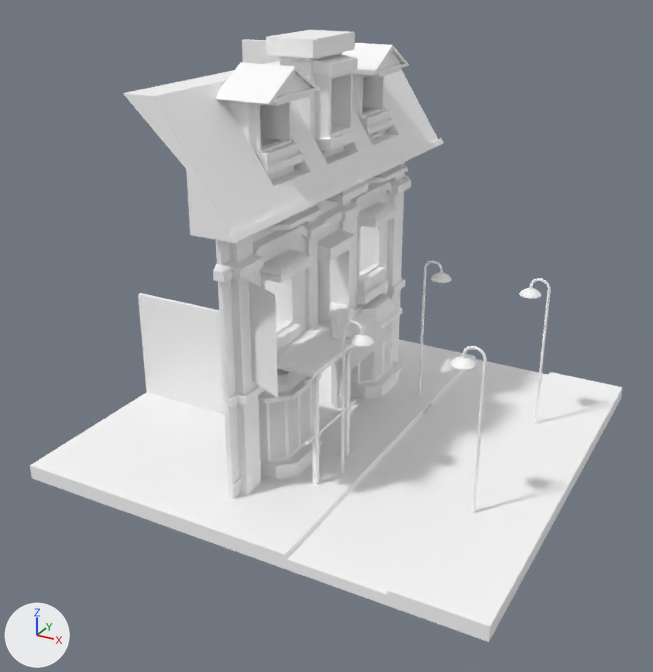
One commit to the FBX model PPR301/Assets/Assets/Environment Model/Music Store.fbx: the scene before it, then after it.
Camera for both pictures: a 50 mm lens placed at (15.3, -29.4, 18.6), pointed at (0.0, -1.6, 4.7). The lights are fixed; the arrows at lower left show +X, +Y and +Z. Where no turn or scale is listed for an object, it has been applied to the vertices. Vertices at the same position are counted once.

Objects in the first picture: 'BuildingFloor', 'First_Floor', 'Lamp1', 'Lamp2', 'Lamp3', 'RoadStreet', 'Scaffolding', 'SecondFloor', 'Top_floor', 'Upper_Wall', 'Wall', 'Wall Int'.
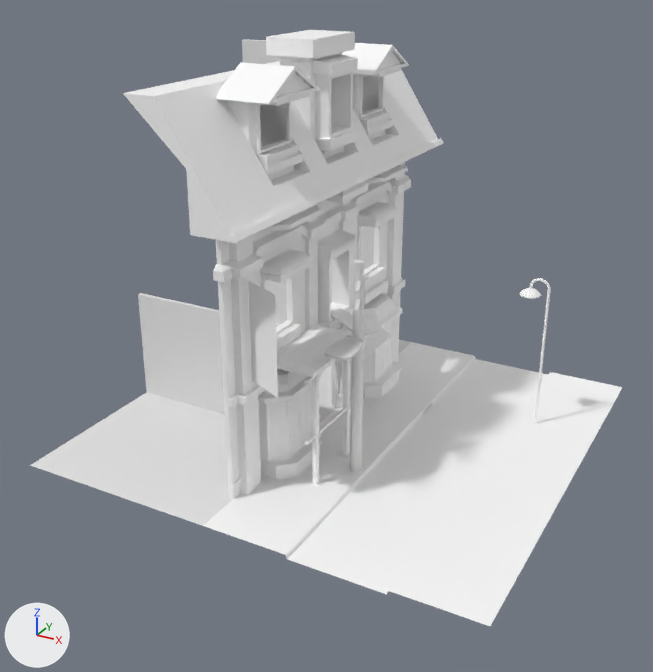
Location of each change, [x1, y1, x2, y2] in pixels of the pictures (653 x 672 px):
'RoadStreet', reshaped: before [203, 342, 623, 642]; after [203, 342, 623, 626]
'Top_floor', reshaped: before [123, 30, 443, 244]; after [123, 30, 443, 243]
'BuildingFloor', reshaped (7% shorter): before [30, 340, 411, 540]; after [30, 340, 411, 526]
'Wall Int', recoloured: [138, 293, 281, 414] in both
'Cylinder', added: after [350, 260, 364, 473]
'Wall', recoloured: [265, 226, 374, 324] in both
'Lamp3', deleted: before [451, 346, 487, 513]
'Lamp2', deleted: before [341, 320, 374, 474]
'Cube.008', added: after [324, 335, 365, 360]
'Upper_Wall', recoloured: [242, 39, 280, 64] in both
'Lamp1', deleted: before [418, 260, 451, 396]
part 1 of me_mesh_001, deleted: before [30, 466, 204, 540]
part 2 of me_mesh_001, recoloured: [30, 340, 411, 526] in both
part 3 of me_mesh_013, cut back: before [166, 52, 411, 204]; after [132, 30, 411, 166]
part 4 of me_mesh_014, built on: before [318, 202, 390, 249]; after [318, 200, 355, 260]
part 5 of me_mesh_014, built on: after [329, 303, 353, 329]
part 6 of me_mesh_012, recoloured: [269, 322, 392, 459] in both
part 7 of me_mesh, deleted: before [203, 389, 622, 642]

Diff of the bpy script that builds the scene:
```diff
--- a/PPR301/Assets/Assets/Environment Model/Music Store.fbx.py
+++ b/PPR301/Assets/Assets/Environment Model/Music Store.fbx.py
@@ mat_m_env_floor1 @@
+mat_m_env_floor1 = principled_material('M_env_floor1')
+mat_m_env_floor1.base_color = (1.0, 1.0, 1.0)  # white #ffffff
+mat_m_env_floor1.roughness = 0.553
@@ me_mesh_009 @@
 me_mesh_009.from_pydata(...)  # 20 vertices, 18 faces; spans x -6.95..0.96, y -0.14..0.36, z -0.96..9.15
-me_mesh_009.materials.append(mat_standardsurface1)  # white #ffffff
+me_mesh_009.materials.append(mat_material)  # white #e7e7e7
@@ me_mesh @@
-me_mesh.from_pydata(...)  # 58 vertices, 46 faces; spans x -2.0..8.3, y -8.8..8.8, z -0.4..0.2
-me_mesh.materials.append(mat_standardsurface1)  # white #ffffff
+me_mesh.from_pydata(...)  # 52 vertices, 41 faces; spans x -2.0..8.3, y -8.8..8.8, z 0.0..0.2
+# me_mesh part 7
+# 6 vertices are removed from x -2.0..8.3, y -8.8..8.8, z -0.4..0.0
+# 5 faces are deleted
+me_mesh.materials.append(mat_m_env_street)  # white #ffffff
@@ me_mesh_015 @@
 me_mesh_015.from_pydata(...)  # 56 vertices, 54 faces; spans x -8.98..-1.03, y -3.79..-3.62, z 0.16..4.81
-me_mesh_015.materials.append(mat_standardsurface1)  # white #ffffff
+me_mesh_015.materials.append(mat_material)  # white #e7e7e7
@@ me_mesh_013 @@
-me_mesh_013.from_pydata(...)  # 801 vertices, 617 faces; spans x -3.4..0.5, y -8.1..8.1, z 9.7..15.5
+me_mesh_013.from_pydata(...)  # 488 vertices, 430 faces; spans x -3.4..0.5, y -8.1..8.1, z 10.3..15.5
+# me_mesh_013 part 3: 17 vertices moved from x -2.1..-0.5, y -4.7..4.9, z 11.2..14.1 to x -2.1..-0.5, y -4.7..4.9, z 11.2..14.2; 130 vertices removed from x -2.3..-0.4, y -6.3..6.3, z 11.2..14.3; 41 vertices added at x -3.4..0.0, y -4.9..4.9, z 11.1..15.5
 me_mesh_013.materials.append(mat_standardsurface1)
@@ me_mesh_014 @@
-me_mesh_014.from_pydata(...)  # 788 vertices, 721 faces; spans x -1.22..0.94, y -7.19..7.19, z 3.93..9.73
-me_mesh_014.materials.append(mat_standardsurface1)  # white #ffffff
+me_mesh_014.from_pydata(...)  # 807 vertices, 660 faces; spans x -1.22..0.94, y -7.19..7.19, z 3.93..9.73
+# me_mesh_014 part 4: 8 vertices removed from x -1.07..-0.3, y -0.88..4.68, z 7.98..8.89; 20 vertices added at x -1.07..-0.17, y 0.0, z 7.42..9.73
+# me_mesh_014 part 5: 4 vertices removed from x -0.56..-0.3, y -0.88..1.83, z 3.93..4.47; 13 vertices added at x -1.07..-0.17, y 0.0, z 3.93..5.04
+me_mesh_014.materials.append(mat_m_env_floor2)  # white #ffffff
@@ me_mesh_012 @@
-me_mesh_012.from_pydata(...)  # 654 vertices, 622 faces; spans x -1.22..1.17, y -6.97..6.97, z 0.16..4.31
-me_mesh_012.materials.append(mat_standardsurface1)  # white #ffffff
+me_mesh_012.from_pydata(...)  # 621 vertices, 528 faces; spans x -1.22..1.17, y -6.97..6.97, z 0.16..4.31
+# me_mesh_012 part 6: 14 faces spanning x -0.55..-0.05, y -5.01..5.01, z 0.91..3.29 switch from mat_material (white #e7e7e7) to mat_m_env_floor1 (white #ffffff)
@@ me_mesh_010 @@
 me_mesh_010.from_pydata(...)  # 14 vertices, 12 faces; spans x 0.0..7.76, y -0.28..0.0, z 0.0..4.08
-me_mesh_010.materials.append(mat_standardsurface1)  # white #ffffff
+me_mesh_010.materials.append(mat_material)  # white #e7e7e7
@@ me_mesh_001 @@
 # verts and faces of me_mesh_001; kept vertices keep their numbers, new ones are numbered from 8
-me_mesh_001.from_pydata(...)  # 8 vertices, 6 faces; spans x -8.1..0.0, y -14.5..3.1, z -0.4..0.2
-me_mesh_001.materials.append(mat_standardsurface1)  # white #ffffff
+me_mesh_001.from_pydata(...)  # 4 vertices, 1 face; spans x -8.1..0.0, y -14.5..3.1, z 0.2
+# me_mesh_001 part 1
+delete_vertices([0, 1, 6, 7])  # with the faces that use them
+# me_mesh_001 part 2: 1 face spanning x -8.1..0.0, y -14.5..3.1, z 0.2 switches from mat_standardsurface1 (white #ffffff) to no material
@@ ob_lamp3 @@
-ob_lamp3 = bpy.data.objects.new('Lamp3', me_mesh_006)
@@ ob_lamp2 @@
-ob_lamp2 = bpy.data.objects.new('Lamp2', me_mesh_005)
@@ ob_lamp1 @@
-ob_lamp1 = bpy.data.objects.new('Lamp1', me_mesh_007)
@@ ob_cube_008 @@
+ob_cube_008 = bpy.data.objects.new('Cube.008', me_mesh_005_1)  # 86 vertices, 84 faces; spans x -0.53..0.53, y -0.77..0.83, z -0.05..0.16
+ob_cube_008.location = (2.04, -4.07, 5.57)
@@ ob_cylinder @@
+ob_cylinder = bpy.data.objects.new('Cylinder', me_cylinder)  # 48 vertices, 30 faces; spans x -0.53..0.54, y -1.08..1.11, z -0.01..8.47
+ob_cylinder.location = (2.05, -3.07, 0.0)
```
